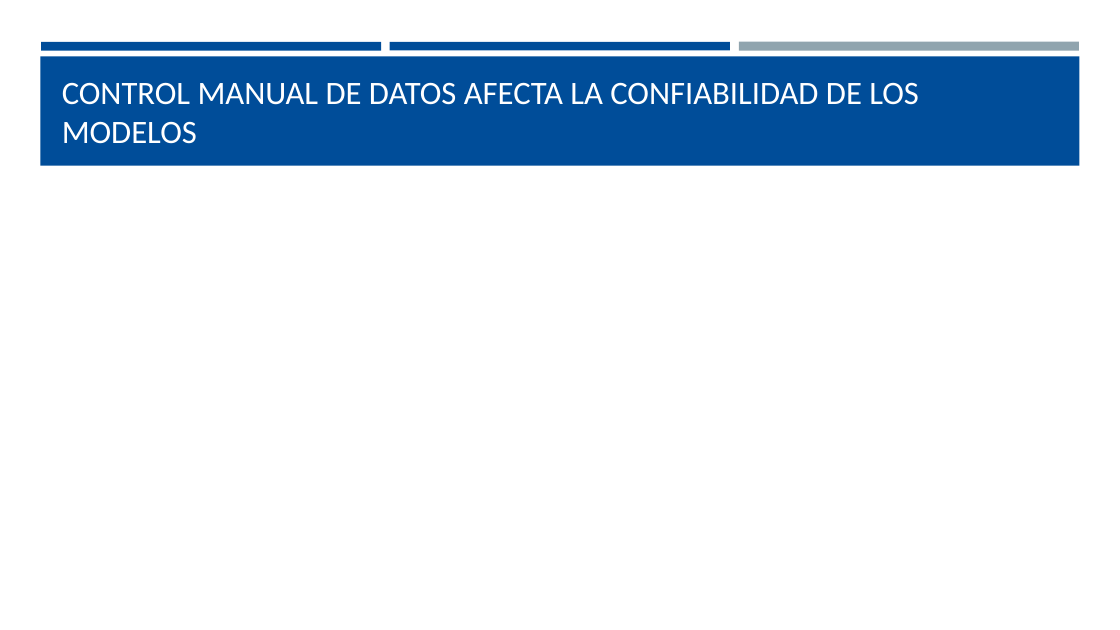
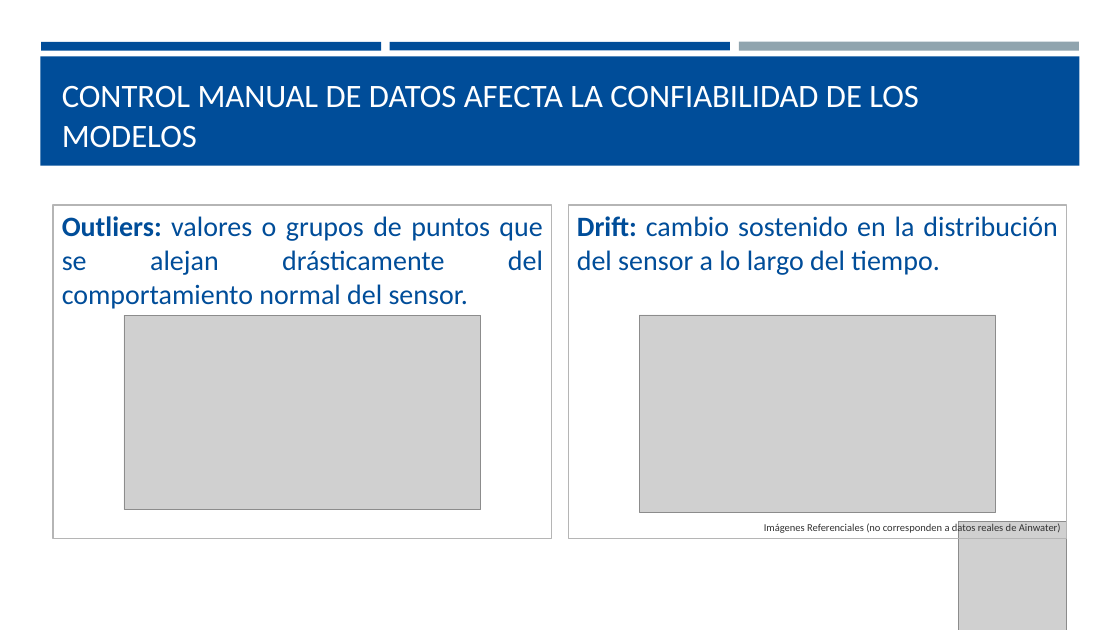
Before and after one commit to fchiapped/Proyecto-Grado, a slide deck: slide 5 of Entregas/UC/New Presentation.pptx. Drawn at 1120x630 pixels with LibreOffice and Linux fonts; fonts in the diff are those of the drawing; grey boxes stand for pictures. Boxes give left, top, right and bottom in pixels: in the first picture for what was removed or moved away, otherwise in the second. Text is boxed around its words. In the diff, an @@ line names an element or a change of style, - is before the commit and + after.

```diff
--- a/Entregas/UC/New Presentation.pptx
+++ b/Entregas/UC/New Presentation.pptx
@@ title "CONTROL MANUAL DE DATOS AFECTA ..." at <box>62,85,919,148</box>: vertical alignment middle to bottom @@
@@ text added at <box>54,205,552,539</box>, outline #B5B5B5 1.5 pt, 24 pt, text #004D99 @@
+Outliers: valores o grupos de puntos que se alejan drásticamente del comportamiento normal del sensor.
@@ text added at <box>569,205,1067,539</box>, outline #B5B5B5 1.5 pt, 24 pt, text #004D99 @@
+Drift: cambio sostenido en la distribución del sensor a lo largo del tiempo.
@@ picture added at <box>124,315,481,510</box> @@
@@ picture added at <box>639,315,996,513</box> @@
@@ text added at <box>764,523,1061,535</box>, 9 pt, text #333333 @@
+Imágenes Referenciales (no corresponden a datos reales de Ainwater)
@@ picture added at <box>959,522,1067,630</box> @@
```
Also in this commit, not shown: 3 other slides changed, 21 slides added, 4 slides removed, 5 other files.
